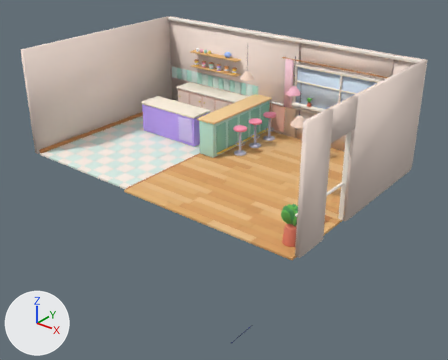
An edit to the glTF model godot/assets/models/cafe.glb, drawn before and after from the same camera.
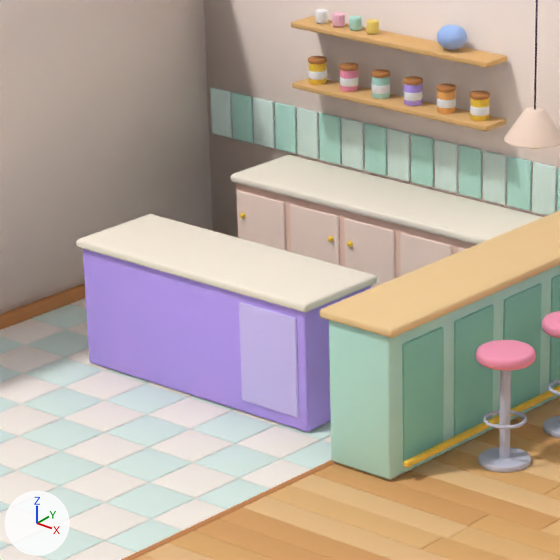
There are two pictures of each version: one whole from a 50 mm camera at (9.73, -11.61, 6.86) aimed at (0.11, 0.41, -0.59), one close up on the part from 27% to 56% of the width and 13% to 49% of the height. The lights are fixed; the arrows at lower left show +X, +Y and +Z. The first two pictures are the older version. Where no turn or scale is listed for an object, it has been applied to the vertices. Vertices at exactly the same position are counted once.

Objects in the first close-up: 'Cafe_static'.
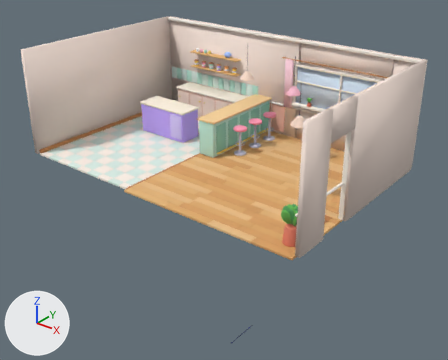
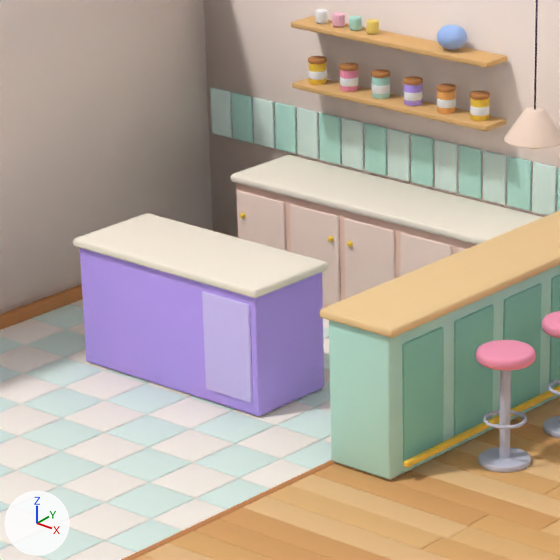
Where the change shows, as pixel boxes (x1, y1, x2, y2) in the close-ups (560 x 560 px; the box of a moved part takes in the faces that stretch with it):
part 1 of me_cube_293, moved or reshaped
    before: (76, 214, 377, 312)
    after: (73, 213, 328, 298)
part 2 of me_cube_293, moved or reshaped
    before: (83, 249, 371, 432)
    after: (80, 248, 324, 416)
part 3 of me_cube_293, moved or reshaped
    before: (239, 302, 299, 418)
    after: (202, 291, 253, 403)

The change in detail:
me_cube_293 has 43528 vertices, 85556 faces and spans x -4.19..4.45, y -4.16..1.46, z -4.25..2.78.
me_cube_293 is used by ob_cafe_static; location (-0.13, 1.66, 0.12).
me_cube_293 part 1: the loose piece of 96 vertices spanning x -3.07..-0.97, y -1.08..-0.34, z 0.74..0.8 is scaled about its middle by (0.808, 1, 1), then moved by (-0.23, 0.0, 0.0).
me_cube_293 part 2: the loose piece of 96 vertices spanning x -3.04..-1.0, y -1.05..-0.37, z -0.11..0.75 is scaled about its middle by (0.802, 1, 1), then moved by (-0.23, 0.0, 0.0).
me_cube_293 part 3: the loose piece of 80 vertices spanning x -1.57..-1.07, y -1.06..-1.04, z -0.02..0.68 is scaled about its middle by (0.836, 1, 1), then moved by (-0.37, 0.0, 0.0).
